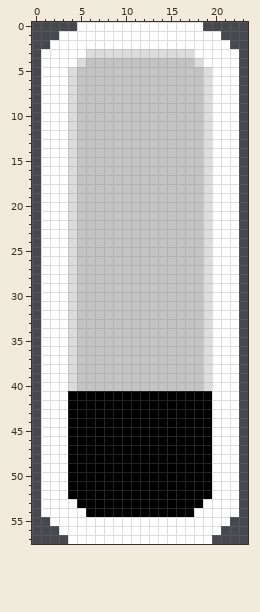
Pixel-art sprite, stored at 02_TwinStick/Resources/Tanks/barrelWhite_outline-1Hit.png. Above is the file before it was changed.
The file is 24x58 pixels. Pixels under 10% opacity are left out.
Now the later version:
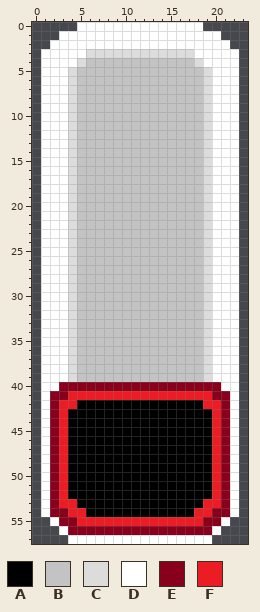
Palette (. is transparent): A #000000  B #c3c3c3  C #dcdcdc  D #ffffff  E #88001b  F #ec1c24
The edit:
@@ x 0..23 @@
 39 .DDDCBBBBBBBBBBBBBBCDDD.
-40 .DDDCBBBBBBBBBBBBBBCDDD.
-41 .DDDAAAAAAAAAAAAAAAADDD.
-42 .DDDAAAAAAAAAAAAAAAADDD.
-43 .DDDAAAAAAAAAAAAAAAADDD.
-44 .DDDAAAAAAAAAAAAAAAADDD.
-45 .DDDAAAAAAAAAAAAAAAADDD.
-46 .DDDAAAAAAAAAAAAAAAADDD.
-47 .DDDAAAAAAAAAAAAAAAADDD.
-48 .DDDAAAAAAAAAAAAAAAADDD.
-49 .DDDAAAAAAAAAAAAAAAADDD.
-50 .DDDAAAAAAAAAAAAAAAADDD.
-51 .DDDAAAAAAAAAAAAAAAADDD.
-52 .DDDAAAAAAAAAAAAAAAADDD.
-53 .DDDDAAAAAAAAAAAAAADDDD.
-54 .DDDDDAAAAAAAAAAAADDDDD.
-55 ..DDDDDDDDDDDDDDDDDDDD..
-56 ...DDDDDDDDDDDDDDDDDD...
+40 .DDEEEEEEEEEEEEEEEEEEDD.
+41 .DEEFFFFFFFFFFFFFFFFEED.
+42 .DEFFAAAAAAAAAAAAAAFFED.
+43 .DEFAAAAAAAAAAAAAAAAFED.
+44 .DEFAAAAAAAAAAAAAAAAFED.
+45 .DEFAAAAAAAAAAAAAAAAFED.
+46 .DEFAAAAAAAAAAAAAAAAFED.
+47 .DEFAAAAAAAAAAAAAAAAFED.
+48 .DEFAAAAAAAAAAAAAAAAFED.
+49 .DEFAAAAAAAAAAAAAAAAFED.
+50 .DEFAAAAAAAAAAAAAAAAFED.
+51 .DEFAAAAAAAAAAAAAAAAFED.
+52 .DEFAAAAAAAAAAAAAAAAFED.
+53 .DEFFAAAAAAAAAAAAAAFFED.
+54 .DEEFFAAAAAAAAAAAAFFEED.
+55 ..DEEFFFFFFFFFFFFFFEED..
+56 ...DEEEEEEEEEEEEEEEED...
 57 ....DDDDDDDDDDDDDDDD....
Where, in picture pixels (left, top, right, bottom), the same in both pictures:
changed: (50, 382, 230, 535)
